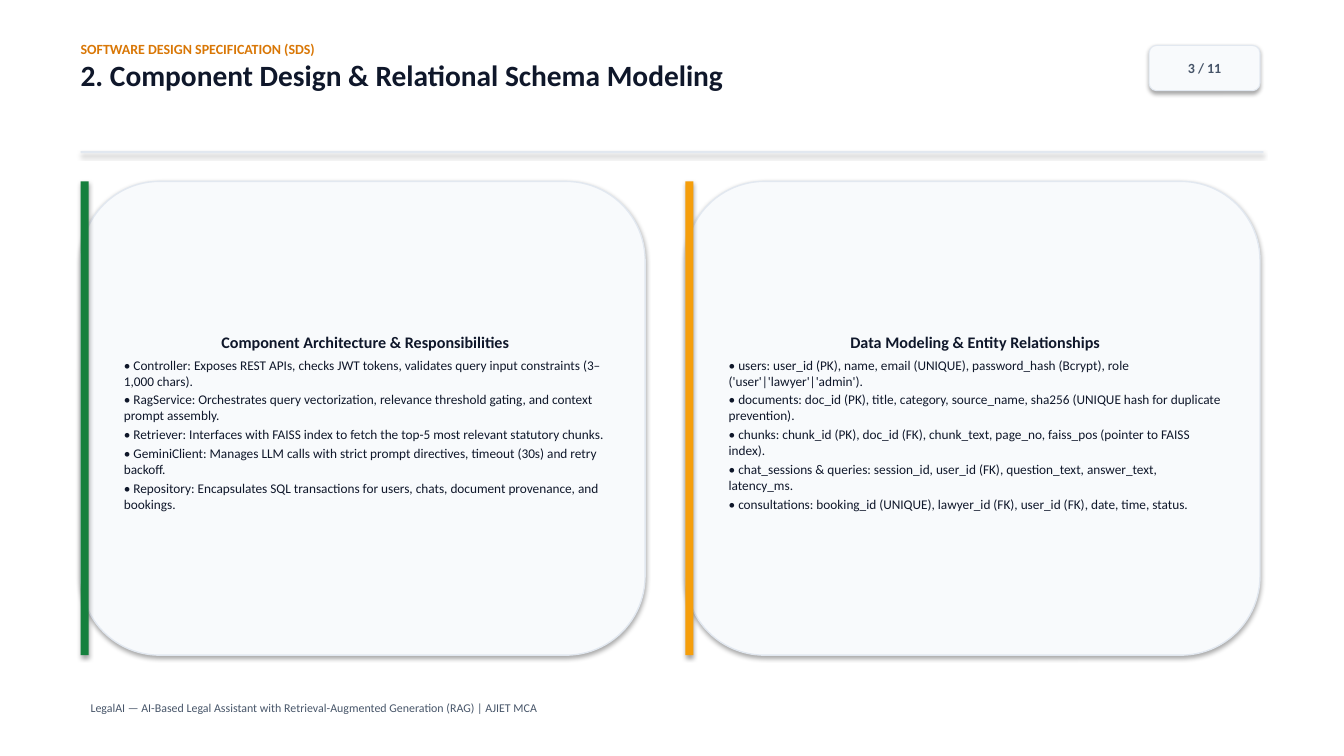
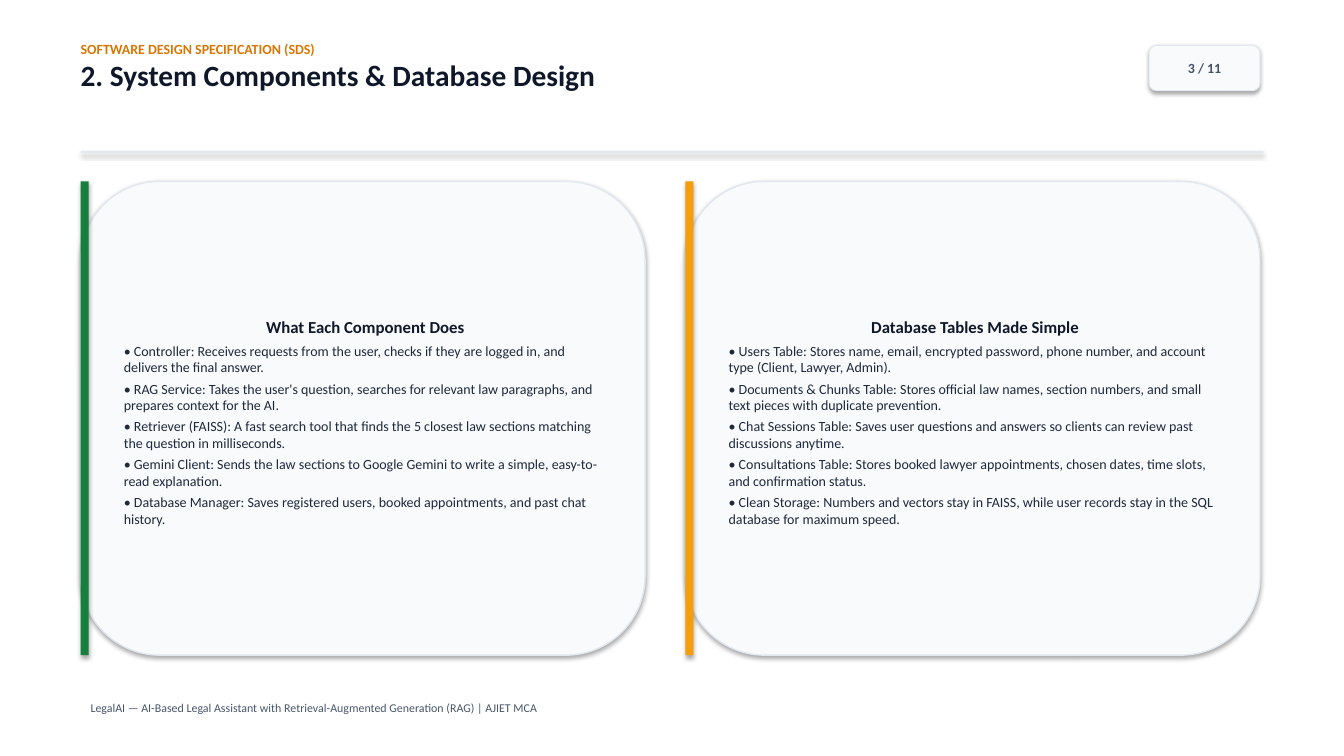
Before and after one commit to lekhanleku/Legal_AI, a slide deck: slide 3 of LegalAI_MCA_Presentation.pptx. Drawn at 1344x756 pixels with LibreOffice and Linux fonts; fonts in the diff are those of the drawing. Boxes give left, top, right and bottom in pixels: in the first picture for what was removed or moved away, otherwise in the second. Text is boxed around its words. In the diff, an @@ line names an element or a change of style, - is before the commit and + after.

```diff
--- a/LegalAI_MCA_Presentation.pptx
+++ b/LegalAI_MCA_Presentation.pptx
@@ text at [81,65,595,91]: text changed @@
-2. Component Design & Relational Schema Modeling
+2. System Components & Database Design
@@ text in rounded rectangle at [124,321,597,527]: text changed; size 9.5 to 10 pt; text colour #0F172A to #1E293B @@
-Component Architecture & Responsibilities
-• Controller: Exposes REST APIs, checks JWT tokens, validates query input constraints (3–1,000 chars).
-• RagService: Orchestrates query vectorization, relevance threshold gating, and context prompt assembly.
-• Retriever: Interfaces with FAISS index to fetch the top-5 most relevant statutory chunks.
-• GeminiClient: Manages LLM calls with strict prompt directives, timeout (30s) and retry backoff.
-• Repository: Encapsulates SQL transactions for users, chats, document provenance, and bookings.
+What Each Component Does
+• Controller: Receives requests from the user, checks if they are logged in, and delivers the final answer.
+• RAG Service: Takes the user's question, searches for relevant law paragraphs, and prepares context for the AI.
+• Retriever (FAISS): A fast search tool that finds the 5 closest law sections matching the question in milliseconds.
+• Gemini Client: Sends the law sections to Google Gemini to write a simple, easy-to-read explanation.
+• Database Manager: Saves registered users, booked appointments, and past chat history.
@@ text in rounded rectangle at [729,321,1213,527]: text changed; size 9.5 to 10 pt; text colour #0F172A to #1E293B @@
-Data Modeling & Entity Relationships
-• users: user_id (PK), name, email (UNIQUE), password_hash (Bcrypt), role ('user'|'lawyer'|'admin').
-• documents: doc_id (PK), title, category, source_name, sha256 (UNIQUE hash for duplicate prevention).
-• chunks: chunk_id (PK), doc_id (FK), chunk_text, page_no, faiss_pos (pointer to FAISS index).
-• chat_sessions & queries: session_id, user_id (FK), question_text, answer_text, latency_ms.
-• consultations: booking_id (UNIQUE), lawyer_id (FK), user_id (FK), date, time, status.
+Database Tables Made Simple
+• Users Table: Stores name, email, encrypted password, phone number, and account type (Client, Lawyer, Admin).
+• Documents & Chunks Table: Stores official law names, section numbers, and small text pieces with duplicate prevention.
+• Chat Sessions Table: Saves user questions and answers so clients can review past discussions anytime.
+• Consultations Table: Stores booked lawyer appointments, chosen dates, time slots, and confirmation status.
+• Clean Storage: Numbers and vectors stay in FAISS, while user records stay in the SQL database for maximum speed.
```
Also in this commit, not shown: 10 other slides changed, 48 other files.
